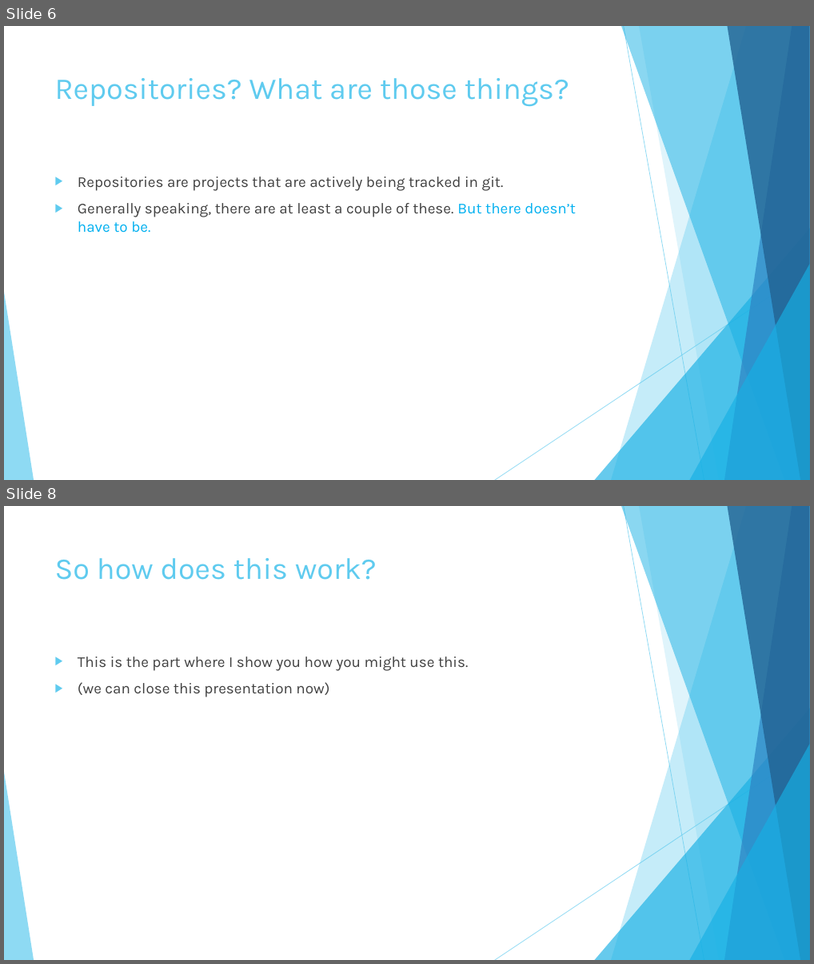
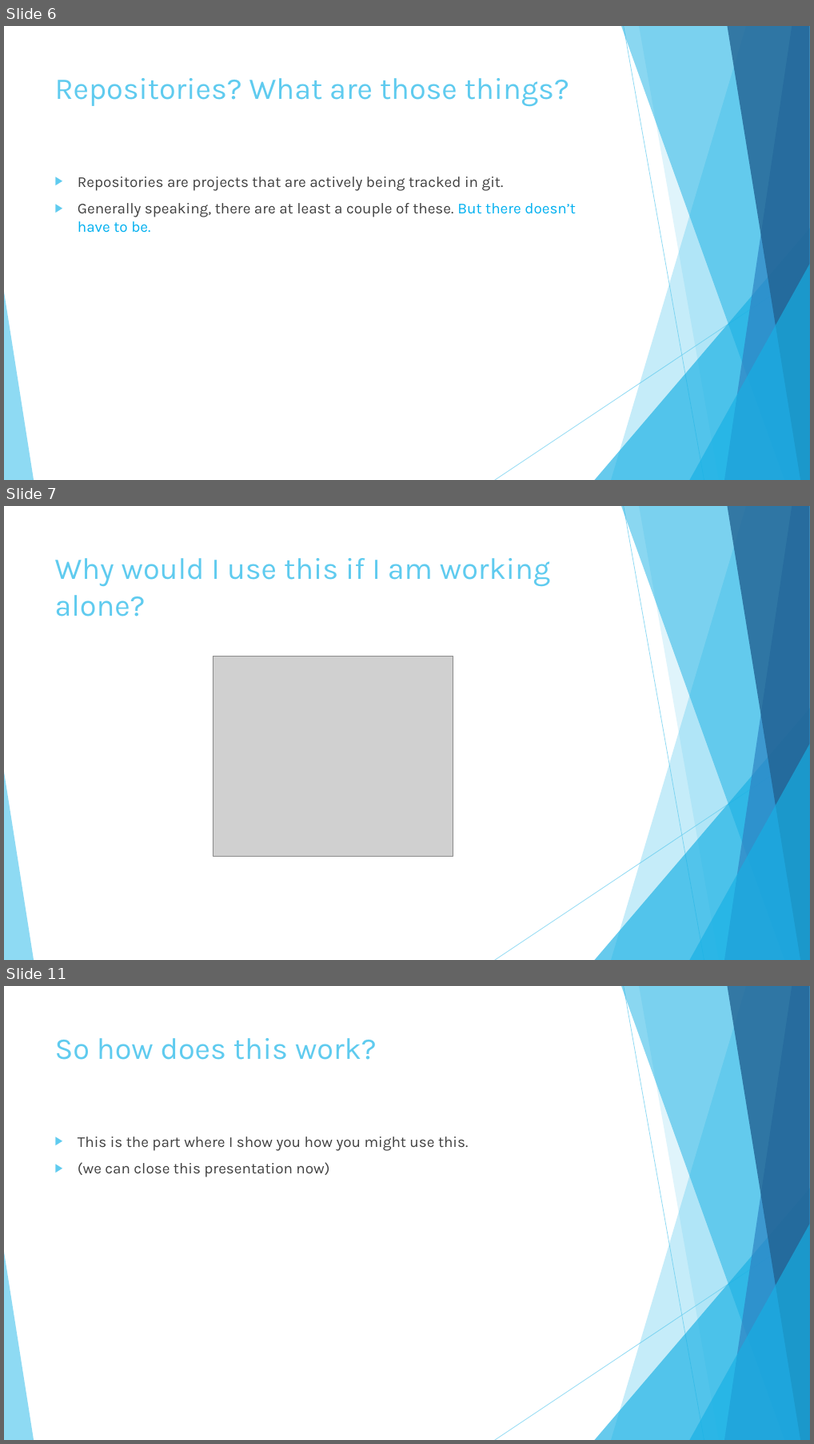
Before and after one commit to drewwyatt/Asset-History, a slide deck: Introduction to Git.pptx. Shown one above the other, each under a label of ours: slides 6 and 8 before the commit, slides 6, 7 and 11 after it; the slides between them are not shown. The pictures are 814x964 and 814x1444 pixels, drawn with LibreOffice and Linux fonts; fonts in the diff are those of the drawing; grey boxes stand for pictures. Boxes give left, top, right and bottom in pixels: in the first picture for what was removed or moved away, otherwise in the second. Text is boxed around its words. In the diff, an @@ line names an element or a change of style, - is before the commit and + after.

```diff
--- a/Introduction to Git.pptx
+++ b/Introduction to Git.pptx
@@ slide 7 added at box(4, 506, 810, 960), background #FFFFFF; not listed: 10 template elements that a slide beside it also shows @@
@@ title added at box(55, 558, 550, 616), 36 pt, text #5FCBEF @@
+Why would I use this if I am working alone?
@@ picture added at box(213, 656, 454, 856) @@
@@ what was slide 8 is now slide 11 @@
```
Also in this commit, not shown: 1 slide changed, 2 other slides added, 1 other file.
